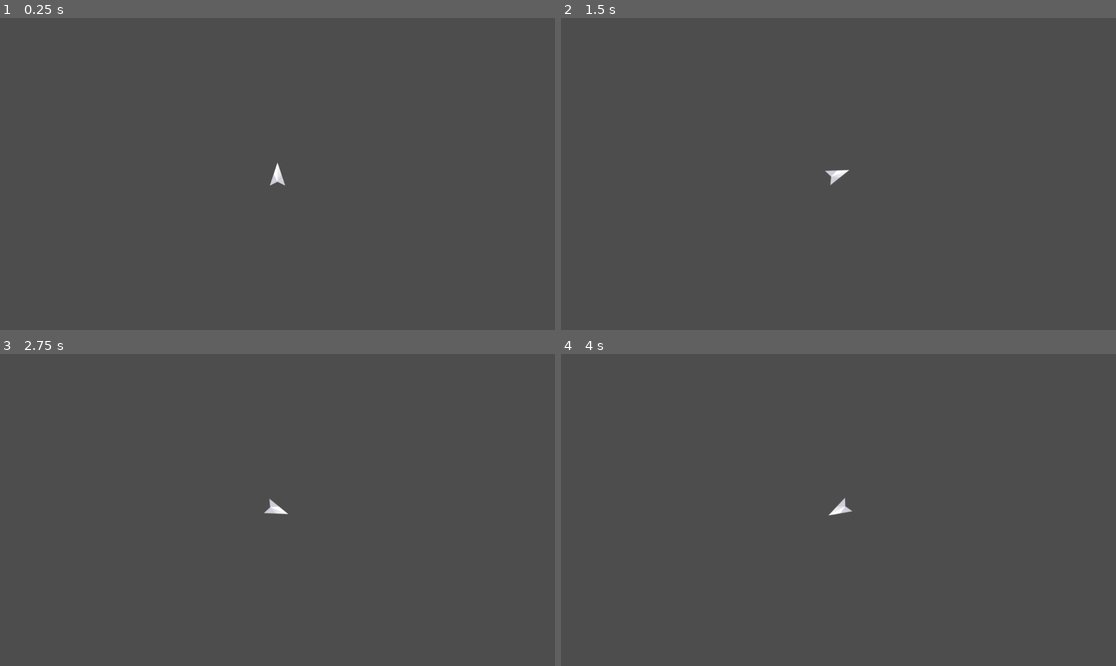
Above: before the commit, frames 1-4 (two rows, left to right).
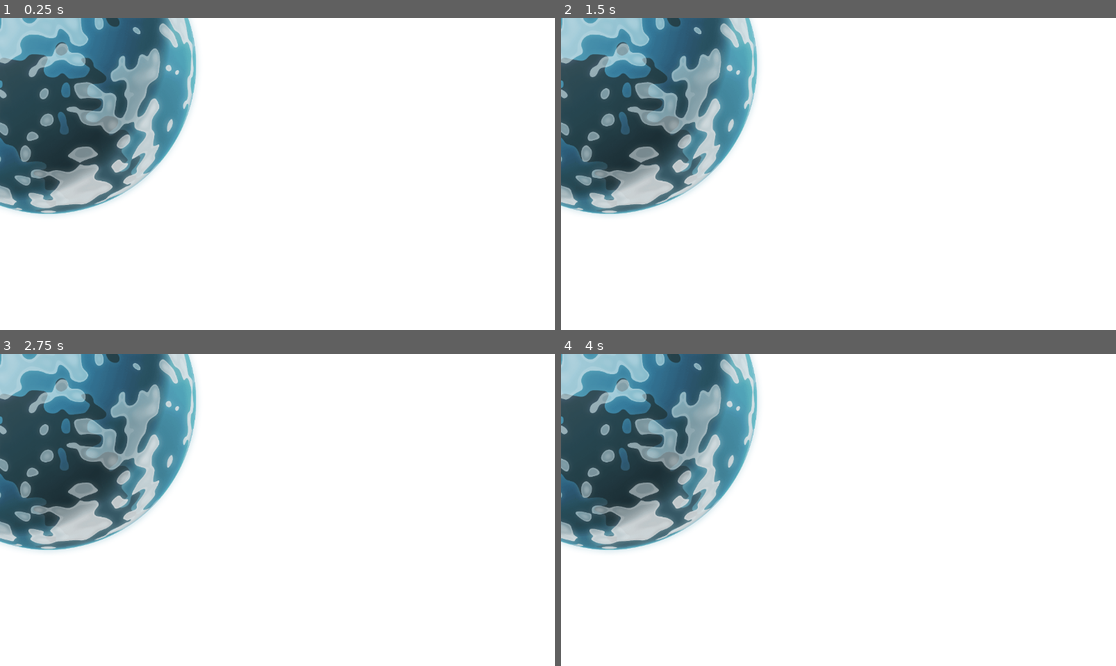
Above: after the commit, the same moments.

Repository: magladde/barrowlands
Game: Godot game, scene res://scenes/SystemBase.tscn
The game is run twice, just before and just after one commit, with the same random seed, the same clock (stepped at 60 frames per second) and the same inputs. Before the commit the project starts from res://scenes/ship.tscn.
Inputs:
- Up to frame 1 (0.25 s): no input
- Up to frame 2 (1.5 s): tap Enter at 0.5 s; hold Right (turn_right) 0.53-1.28 s; hold H (brake) from 1.28 s (still down)
- Up to frame 3 (2.75 s): tap Space (thrust) at 2 s; release H (brake) at 2.03 s; hold Right (turn_right) from 2.03 s (still down)
- Up to frame 4 (4 s): release Right (turn_right) at 2.78 s; hold Space (thrust) 2.78-3.53 s; tap Enter at 3.5 s; hold Left (turn_left) from 3.53 s (still down)

The runs differ from the first frame. In frame 1, 100% of the frame differs, in the area x 0-100%, y 0-100%; in frame 2, 100%; in frame 3, 100%; in frame 4, 100%.

Commit message:
smaller changes
dynamically loading scenes from json object

Diff:
--- a/02_dynamic_system_generation/dynamic_system_generation/data/systems.json
+++ b/02_dynamic_system_generation/dynamic_system_generation/data/systems.json
@@ -1,9 +1,18 @@
 {
-  "sol": {
-	"background": "res://assets/sol/background.png",
-	"planet": {
-	  "sprite": "res://assets/planet03.png",
-	  "position": [200, 0]
+	"sol": {
+		"background": "res://assets/sol/background.png",
+		"planet": {
+			"sprite": "res://assets/sol/planet03.png",
+			"position": [200, 0],
+			"global_scale": 0.2
+		}
+	},
+	"vega": {
+		"background": "res://assets/vega/background.png",
+		"planet": {
+			"sprite": "res://assets/vega/planet07.png",
+			"position": [100, 100],
+			"global_scale": 0.6
+		}
 	}
-  }
 }
--- a/02_dynamic_system_generation/dynamic_system_generation/game_controller.gd
+++ b/02_dynamic_system_generation/dynamic_system_generation/game_controller.gd
@@ -1,4 +1,4 @@
 extends Node
 
 func jump_to(system_id: String):
-	pass
+	print(SystemData.systems)
--- a/02_dynamic_system_generation/dynamic_system_generation/project.godot
+++ b/02_dynamic_system_generation/dynamic_system_generation/project.godot
@@ -11,14 +11,9 @@
 [application]
 
 config/name="dynamic_system_generation"
-run/main_scene="uid://b1dtnt2yw22f2"
+run/main_scene="uid://w3e0n60j0n32"
 config/features=PackedStringArray("4.4", "Mobile")
 config/icon="res://icon.svg"
-
-[autoload]
-
-GameController="*res://game_controller.gd"
-SystemData="*res://system_data.gd"
 
 [input]
 
--- /dev/null
+++ b/02_dynamic_system_generation/dynamic_system_generation/scenes/SystemBase.gd
@@ -0,0 +1,68 @@
+extends Node2D
+
+@export_file("*.json") var data_path: String = "res://data/systems.json"
+@export var system_id: String = "vega"
+
+@onready var background_rect: TextureRect = $Background
+@onready var planet_root: Node2D = $PlanetRoot
+
+func _ready() -> void:
+	load_system(system_id)
+
+func _read_text(path: String) -> String:
+	if not FileAccess.file_exists(path):
+		return ""
+	var f := FileAccess.open(path, FileAccess.READ)
+	if f == null:
+		return ""
+	var t := f.get_as_text()
+	f.close()
+	return t
+
+func _load_texture(path: String) -> Texture2D:
+	var res := ResourceLoader.load(path)
+	if res is Texture2D:
+		return res
+	else:
+		return null
+
+func load_system(id: String) -> void:
+	# Step 1 - read in json object, comes in as a json string
+	var text := _read_text(data_path)
+	if text.is_empty():
+		push_error("Could not read JSON at %s" % data_path)
+		return
+
+	# convert string to a dictionary using json
+	var json_obj = JSON.new()
+	var error = json_obj.parse(text)
+	if error != OK:
+		push_error("JSON Parse error")
+		return
+
+	# parse out the given system
+	var sys_dict = json_obj.data
+	var sys_data = sys_dict.get(id, null)
+	if sys_data == null:
+		push_error("System id not found: %s" % id)
+
+	# 2 - Set background
+	if sys_data.has("background"):
+		var bg := _load_texture(sys_data.background)
+		if bg:
+			background_rect.texture=bg
+
+	# 3 - Set planet sprite
+	if sys_data.has("planet"):
+		var p: Dictionary = sys_data["planet"]
+		var sprite := Sprite2D.new()
+		planet_root.add_child(sprite)
+
+		if p.has("sprite"):
+			var tex := _load_texture(p.sprite)
+			if tex:
+				sprite.texture = tex
+
+		if p.has("position"):
+			sprite.position = Vector2(p.position[0], p.position[1])
+			sprite.global_scale = Vector2(p.global_scale, p.global_scale)
--- /dev/null
+++ b/02_dynamic_system_generation/dynamic_system_generation/scenes/SystemBase.tscn
@@ -0,0 +1,15 @@
+[gd_scene load_steps=2 format=3 uid="uid://w3e0n60j0n32"]
+
+[ext_resource type="Script" uid="uid://c5y4ysodqbajt" path="res://scenes/SystemBase.gd" id="1_h83n3"]
+
+[node name="SystemBase" type="Node2D"]
+script = ExtResource("1_h83n3")
+
+[node name="Background" type="TextureRect" parent="."]
+anchors_preset = 15
+anchor_right = 1.0
+anchor_bottom = 1.0
+grow_horizontal = 2
+grow_vertical = 2
+
+[node name="PlanetRoot" type="Node2D" parent="."]
--- a/02_dynamic_system_generation/dynamic_system_generation/scenes/area_2d.gd
+++ /dev/null
@@ -1,10 +0,0 @@
-extends Area2D
-
-
-func _on_body_entered(body: Node2D) -> void:
-	print("body entered jump point")
-	if body.name == "Ship":
-		print("good to warp")
-		emit_signal("jump_requested", "sol")
-	else:
-		print("must be some other object")
--- a/02_dynamic_system_generation/dynamic_system_generation/scenes/choose_planet.tscn
+++ /dev/null
@@ -1,71 +0,0 @@
-[gd_scene load_steps=8 format=3 uid="uid://bqmvfd0y675ut"]
-
-[ext_resource type="Texture2D" uid="uid://8hv5vhg6v0" path="res://assets/choose_screen_background.png" id="1_k8l0m"]
-[ext_resource type="PackedScene" uid="uid://b1dtnt2yw22f2" path="res://scenes/ship.tscn" id="2_wewfs"]
-[ext_resource type="Script" uid="uid://dkfdmh4po4tbl" path="res://scenes/area_2d.gd" id="3_j2epw"]
-[ext_resource type="Texture2D" uid="uid://cdx4x1v5myl7h" path="res://assets/light4.png" id="3_mdbrl"]
-
-[sub_resource type="RectangleShape2D" id="RectangleShape2D_wewfs"]
-size = Vector2(3070, 24)
-
-[sub_resource type="RectangleShape2D" id="RectangleShape2D_mdbrl"]
-size = Vector2(27, 3050)
-
-[sub_resource type="CircleShape2D" id="CircleShape2D_j2epw"]
-radius = 104.043
-
-[node name="ChoosePlanet" type="Node2D"]
-
-[node name="TextureRect" type="TextureRect" parent="."]
-modulate = Color(0.258824, 0.498039, 1, 1)
-offset_right = 40.0
-offset_bottom = 40.0
-texture = ExtResource("1_k8l0m")
-
-[node name="Boundaries" type="StaticBody2D" parent="."]
-
-[node name="TopBoundary" type="CollisionShape2D" parent="Boundaries"]
-position = Vector2(1502, 2)
-shape = SubResource("RectangleShape2D_wewfs")
-
-[node name="BottomBoundary" type="CollisionShape2D" parent="Boundaries"]
-position = Vector2(1504, 3000)
-shape = SubResource("RectangleShape2D_wewfs")
-
-[node name="LeftBoundary" type="CollisionShape2D" parent="Boundaries"]
-position = Vector2(3.5, 1515)
-shape = SubResource("RectangleShape2D_mdbrl")
-
-[node name="RightBoundary" type="CollisionShape2D" parent="Boundaries"]
-position = Vector2(3001, 1523)
-shape = SubResource("RectangleShape2D_mdbrl")
-
-[node name="PlanetOne" type="Node" parent="."]
-
-[node name="Sprite2D" type="Sprite2D" parent="PlanetOne"]
-position = Vector2(1036, 1466)
-scale = Vector2(0.2, 0.2)
-texture = ExtResource("3_mdbrl")
-
-[node name="Area2D" type="Area2D" parent="PlanetOne"]
-script = ExtResource("3_j2epw")
-
-[node name="CollisionShape2D" type="CollisionShape2D" parent="PlanetOne/Area2D"]
-position = Vector2(1036, 1465)
-shape = SubResource("CircleShape2D_j2epw")
-
-[node name="Label" type="Label" parent="PlanetOne"]
-offset_left = 903.0
-offset_top = 1230.0
-offset_right = 1116.0
-offset_bottom = 1343.0
-theme_override_colors/font_color = Color(0, 0, 0, 1)
-theme_override_font_sizes/font_size = 40
-text = "Planet One Warp Point
-"
-
-[node name="Ship" parent="." instance=ExtResource("2_wewfs")]
-z_index = 1
-position = Vector2(1500, 1500)
-
-[connection signal="body_entered" from="PlanetOne/Area2D" to="PlanetOne/Area2D" method="_on_body_entered"]
--- a/02_dynamic_system_generation/dynamic_system_generation/scenes/planet_one.gd
+++ /dev/null
@@ -1 +0,0 @@
-extends Node
--- a/02_dynamic_system_generation/dynamic_system_generation/scenes/ship.gd
+++ /dev/null
@@ -1,33 +0,0 @@
-extends CharacterBody2D
-
-@export var thrust := 400.0
-@export var rotation_speed := 10.0
-@export var friction := 5.0
-@export var brake_strength := 300
-@export var tween_rotate_time := 3
-
-var braking := false
-
-func _ship_movement(delta):
-	braking = false
-	if Input.is_action_pressed("turn_left"):
-		rotation =  rotation - rotation_speed * delta
-
-	if Input.is_action_pressed("turn_right"):
-		rotation = rotation + rotation_speed * delta
-
-	if Input.is_action_pressed("thrust"):
-		velocity = velocity + (Vector2.UP.rotated(rotation) * thrust * delta)
-
-	if Input.is_action_pressed("brake"):
-		braking = true
-
-	if braking:
-		velocity = velocity.move_toward(Vector2.ZERO, brake_strength * delta)
-	else:
-		velocity = velocity.move_toward(Vector2.ZERO, friction * delta)
-
-
-func _physics_process(delta: float) -> void:
-	_ship_movement(delta)
-	move_and_slide()
--- a/02_dynamic_system_generation/dynamic_system_generation/scenes/ship.tscn
+++ /dev/null
@@ -1,15 +0,0 @@
-[gd_scene load_steps=3 format=3 uid="uid://b1dtnt2yw22f2"]
-
-[ext_resource type="Script" uid="uid://dschlrqjfb13y" path="res://scenes/ship.gd" id="1_2gnfn"]
-[ext_resource type="Texture2D" uid="uid://drr13kayvwwec" path="res://assets/ship_K.png" id="2_4tobq"]
-
-[node name="Ship" type="CharacterBody2D"]
-script = ExtResource("1_2gnfn")
-
-[node name="Sprite2D" type="Sprite2D" parent="."]
-texture = ExtResource("2_4tobq")
-
-[node name="CollisionPolygon2D" type="CollisionPolygon2D" parent="."]
-polygon = PackedVector2Array(0, -26, 17, 25, 0, 17, -18, 26)
-
-[node name="Camera2D" type="Camera2D" parent="."]
--- a/02_dynamic_system_generation/dynamic_system_generation/system_data.gd
+++ /dev/null
@@ -1,11 +0,0 @@
-extends Node
-
-var systems = {}
-
-func _ready() -> void:
-	var file = FileAccess.open("res://data/systems.json", FileAccess.READ)
-	if file:
-		systems = JSON.parse_string(file.get_as_text())
-		if systems == null:
-			print("parsing systems.json failed")
-		file.close()
Binary file added: 02_dynamic_system_generation/dynamic_system_generation/assets/vega/background.png
Not shown, added: 02_dynamic_system_generation/dynamic_system_generation/assets/vega/background.png.import
Binary file added: 02_dynamic_system_generation/dynamic_system_generation/assets/vega/planet07.png
Not shown, added: 02_dynamic_system_generation/dynamic_system_generation/assets/vega/planet07.png.import
Not shown, added: 02_dynamic_system_generation/dynamic_system_generation/scenes/SystemBase.gd.uid
Not shown, removed: 02_dynamic_system_generation/dynamic_system_generation/scenes/area_2d.gd.uid
Not shown, removed: 02_dynamic_system_generation/dynamic_system_generation/scenes/planet_one.gd.uid
Not shown, removed: 02_dynamic_system_generation/dynamic_system_generation/scenes/ship.gd.uid
Not shown, removed: 02_dynamic_system_generation/dynamic_system_generation/system_data.gd.uid
